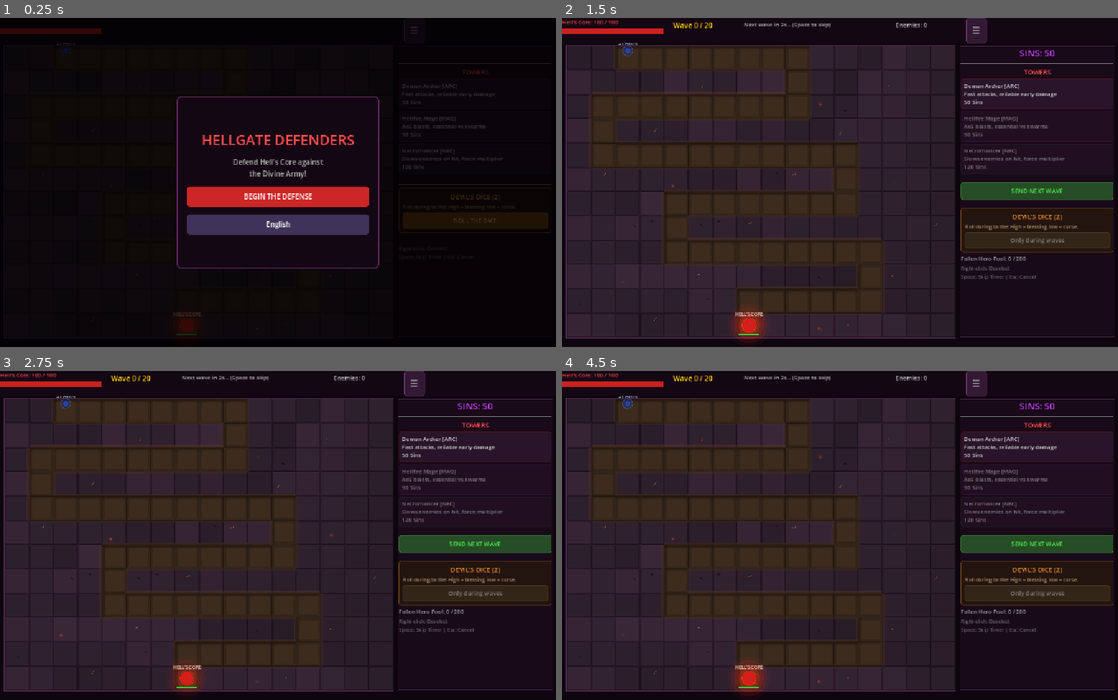
Above: before the commit, frames 1-4 (two rows, left to right).
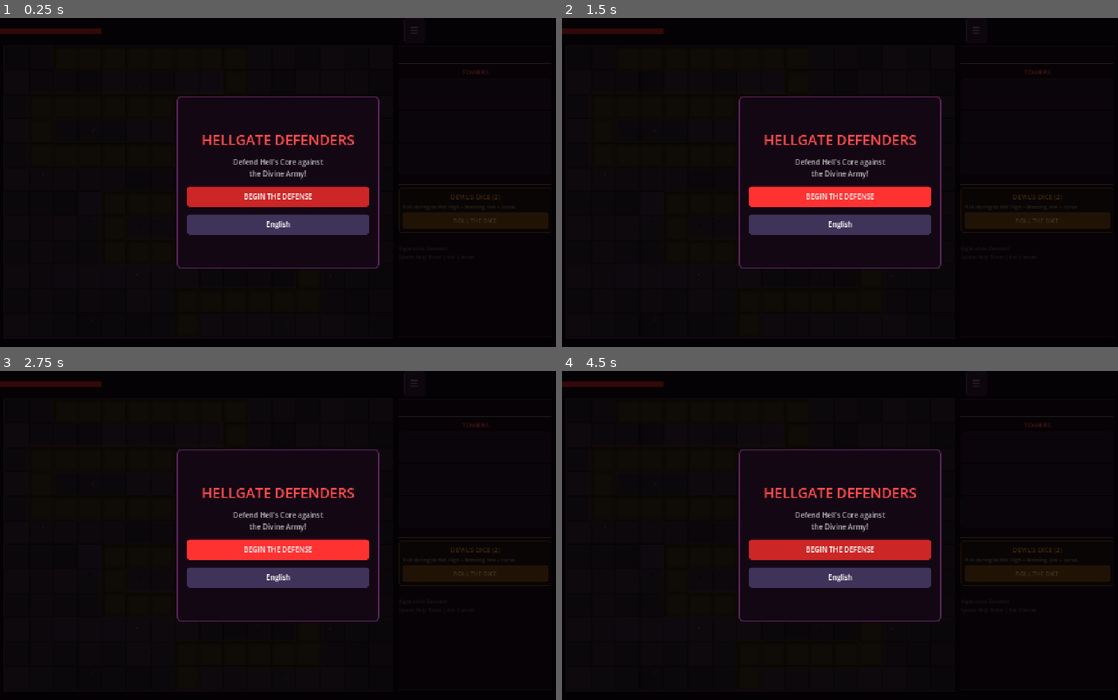
Above: after the commit, the same moments.

Repository: jiajie96/demongate
Game: Godot game, scene res://scenes/main.tscn
The game is run twice, just before and just after one commit, with the same random seed, the same clock (stepped at 60 frames per second) and the same inputs.
Inputs (mouse positions are in pixels of both pictures, inside the frame that each line leads up to):
- Up to frame 1 (0.25 s): no input
- Up to frame 2 (1.5 s): click "ROLL THE DICE" at 0.5 s; click "BEGIN THE DEFENSE" at 1.25 s
- Up to frame 3 (2.75 s): click (278, 548) at 2 s, where only the run after the commit has a clickable "BEGIN THE DEFENSE"
- Up to frame 4 (4.5 s): click (1040, 545) at 2.75 s, where only the run before the commit has a clickable "SEND NEXT WAVE"; click "☰" at 3.5 s; click (840, 532) at 4.25 s, where only the run before the commit has a clickable "Restart"

The runs differ from the first frame. In frame 1, 0.4% of the frame differs, in the area x 10-91%, y 7-97%; in frame 2, 67%, in the area x 0-100%, y 0-99%; in frame 3, 67%; in frame 4, 66%.
Error after the commit: Parse Error: Identifier "triple_speed_timer" not declared in the current scope. (res://scripts/autoload/game_manager.gd:103)

Commit message:
Rework dice system: safe early game, soft negatives later
- Waves 1-4: all dice outcomes are positive (no punishment while learning)
- Waves 5+: negatives are soft (slow towers, brief disable, tax sins)
  instead of devastating (destroy towers, betray)
- New outcomes: aoe_15, speed_boost, bonus_sins, slow_towers, disable_3s, tax_sins
- Lower starting sins to 50 for tighter early economy
- Move notifications to top of screen for better visibility

Diff:
--- a/scripts/autoload/game_config.gd
+++ b/scripts/autoload/game_config.gd
@@ -155,6 +155,22 @@
 # ═══════════════════════════════════════════════════════
 # GAMBLING DATA
 # ═══════════════════════════════════════════════════════
+# Early game (waves 1-4): all outcomes are positive
+var DICE_OUTCOMES_EARLY := {
+	12: {"name": "HELLFIRE APOCALYPSE", "positive": true, "effect": "kill_all", "desc": "All enemies instantly destroyed!"},
+	11: {"name": "Demonic Surge", "positive": true, "effect": "triple_speed", "desc": "All towers 3x attack speed for 20s!"},
+	10: {"name": "Demonic Surge", "positive": true, "effect": "triple_speed", "desc": "All towers 3x attack speed for 20s!"},
+	9: {"name": "Hellstorm", "positive": true, "effect": "aoe_30", "desc": "30% damage to all enemies!"},
+	8: {"name": "Hellstorm", "positive": true, "effect": "aoe_30", "desc": "30% damage to all enemies!"},
+	7: {"name": "Hellstorm", "positive": true, "effect": "aoe_30", "desc": "30% damage to all enemies!"},
+	6: {"name": "Quick Hands", "positive": true, "effect": "speed_boost", "desc": "All towers +50% attack speed for 10s!"},
+	5: {"name": "Quick Hands", "positive": true, "effect": "speed_boost", "desc": "All towers +50% attack speed for 10s!"},
+	4: {"name": "Small Spark", "positive": true, "effect": "aoe_15", "desc": "15% damage to all enemies!"},
+	3: {"name": "Small Spark", "positive": true, "effect": "aoe_15", "desc": "15% damage to all enemies!"},
+	2: {"name": "Minor Blessing", "positive": true, "effect": "bonus_sins", "desc": "Gained 30 bonus Sins!"},
+}
+
+# Late game (waves 5+): negatives appear but are soft
 var DICE_OUTCOMES := {
 	12: {"name": "HELLFIRE APOCALYPSE", "positive": true, "effect": "kill_all", "desc": "All enemies instantly destroyed!"},
 	11: {"name": "Demonic Surge", "positive": true, "effect": "triple_speed", "desc": "All towers 3x attack speed for 20s!"},
@@ -162,12 +178,19 @@
 	9: {"name": "Hellstorm", "positive": true, "effect": "aoe_30", "desc": "30% damage to all enemies!"},
 	8: {"name": "Hellstorm", "positive": true, "effect": "aoe_30", "desc": "30% damage to all enemies!"},
 	7: {"name": "Hellstorm", "positive": true, "effect": "aoe_30", "desc": "30% damage to all enemies!"},
-	6: {"name": "Backfire", "positive": false, "effect": "disable_8s", "desc": "All towers disabled for 8 seconds!"},
-	5: {"name": "Backfire", "positive": false, "effect": "disable_8s", "desc": "All towers disabled for 8 seconds!"},
-	4: {"name": "Earthquake", "positive": false, "effect": "destroy_2", "desc": "2 random towers destroyed!"},
-	3: {"name": "Earthquake", "positive": false, "effect": "destroy_2", "desc": "2 random towers destroyed!"},
-	2: {"name": "DEVIL'S BETRAYAL", "positive": false, "effect": "betray", "desc": "Core -25 HP, best tower destroyed!"},
-}
+	6: {"name": "Slow Curse", "positive": false, "effect": "slow_towers", "desc": "All towers -30% speed for 10s"},
+	5: {"name": "Slow Curse", "positive": false, "effect": "slow_towers", "desc": "All towers -30% speed for 10s"},
+	4: {"name": "Tremor", "positive": false, "effect": "disable_3s", "desc": "All towers disabled for 3 seconds"},
+	3: {"name": "Tremor", "positive": false, "effect": "disable_3s", "desc": "All towers disabled for 3 seconds"},
+	2: {"name": "Devil's Tax", "positive": false, "effect": "tax_sins", "desc": "Lost 15% of current Sins"},
+}
+
+const DICE_NEGATIVE_WAVE := 5  # negatives start at this wave
+
+func get_dice_outcome(total: int, current_wave: int) -> Dictionary:
+	if current_wave < DICE_NEGATIVE_WAVE:
+		return DICE_OUTCOMES_EARLY[total]
+	return DICE_OUTCOMES[total]
 
 var PACT_POOL := [
 	{"name": "Blood Rage", "benefit": "All towers 2x damage for 3 waves", "cost_desc": "Core loses 20 HP", "b_effect": "double_dmg_3", "c_effect": "core_-20"},
--- a/scripts/autoload/game_manager.gd
+++ b/scripts/autoload/game_manager.gd
@@ -55,7 +55,8 @@
 var occupied_tiles: Dictionary = {}
 var notifications: Array = []
 var game_time: float = 0.0
-var triple_speed_timer: float = 0.0
+var speed_buff_timer: float = 0.0
+var speed_buff_factor: float = 1.0  # what was multiplied, divide to undo
 
 var _next_id: int = 0
 
@@ -567,7 +568,7 @@
 	var d1: int = randi() % 6 + 1
 	var d2: int = randi() % 6 + 1
 	var total: int = d1 + d2
-	var outcome: Dictionary = Config.DICE_OUTCOMES[total]
+	var outcome: Dictionary = Config.get_dice_outcome(total, wave)
 
 	show_dice_result = true
 	dice_result = {"d1": d1, "d2": d2, "total": total, "outcome": outcome}
@@ -600,37 +601,32 @@
 						stats["enemies_killed"] += 1
 						earn_from_kill(e["type"], true)
 			add_effect("screen_flash", 0, 0, 0, Color(1.0, 0.4, 0.0))
-		"disable_8s":
+		"aoe_15":
+			for e in enemies:
+				if e["alive"]:
+					var dmg: float = e["max_hp"] * 0.15
+					e["hp"] -= dmg
+					e["flash_timer"] = 0.15
+					if e["hp"] <= 0:
+						e["alive"] = false
+						stats["enemies_killed"] += 1
+						earn_from_kill(e["type"], true)
+			add_effect("screen_flash", 0, 0, 0, Color(1.0, 0.6, 0.2))
+		"speed_boost":
+			perm_speed_buff *= 1.5
+			triple_speed_timer = 10.0
+		"bonus_sins":
+			earn(30)
+		"slow_towers":
+			perm_speed_buff *= 0.7
+			triple_speed_timer = 10.0
+		"disable_3s":
 			for t in towers:
 				t["is_disabled"] = true
-				t["disable_timer"] = 8.0
-		"destroy_2":
-			var shuffled := towers.duplicate()
-			shuffled.shuffle()
-			var count := mini(2, shuffled.size())
-			for j in range(count):
-				var t: Dictionary = shuffled[j]
-				occupied_tiles.erase(str(t["col"]) + "," + str(t["row"]))
-				for k in range(towers.size() - 1, -1, -1):
-					if towers[k]["id"] == t["id"]:
-						towers.remove_at(k)
-						break
-				add_effect("death", t["x"], t["y"], 15.0, t["color"])
-		"betray":
-			core_hp = maxf(0, core_hp - 25)
-			if core_hp <= 0:
-				phase = "gameover"
-			if towers.size() > 0:
-				var best: Dictionary = towers[0]
-				for t in towers:
-					if t["level"] > best["level"]:
-						best = t
-				occupied_tiles.erase(str(best["col"]) + "," + str(best["row"]))
-				for k in range(towers.size() - 1, -1, -1):
-					if towers[k]["id"] == best["id"]:
-						towers.remove_at(k)
-						break
-				add_effect("death", best["x"], best["y"], 15.0, best["color"])
+				t["disable_timer"] = 3.0
+		"tax_sins":
+			var lost: int = roundi(sins * 0.15)
+			sins -= lost
 
 	return dice_result
 
--- a/scripts/game_world.gd
+++ b/scripts/game_world.gd
@@ -62,15 +62,15 @@
 			else:
 				_draw_ground_tile(rx, ry, c, r)
 
-	# Spawn marker — portal effect
+	# Spawn marker — portal effect (positioned below top bar)
 	var spawn_cell: Vector2i = Config.MAP_PATH[0]
 	var sx: float = spawn_cell.x * T + T / 2.0
 	var sy: float = spawn_cell.y * T + T / 2.0
 	var sp_pulse: float = 0.5 + 0.5 * sin(GM.game_time * 2.5)
-	draw_circle(Vector2(sx, sy - T * 0.3), 8, Color(0.1, 0.2, 0.6, 0.3 + sp_pulse * 0.2))
-	draw_circle(Vector2(sx, sy - T * 0.3), 5, Config.COLOR_SPAWN)
-	draw_arc(Vector2(sx, sy - T * 0.3), 10, 0, TAU, 16, Color(0.3, 0.5, 1.0, 0.3 + sp_pulse * 0.15), 1.5)
-	draw_string(font, Vector2(sx - 20, sy - T * 0.55), Locale.t("SPAWN"), HORIZONTAL_ALIGNMENT_CENTER, 40, 10, Color(0.7, 0.8, 1.0))
+	draw_circle(Vector2(sx, sy), 8, Color(0.1, 0.2, 0.6, 0.3 + sp_pulse * 0.2))
+	draw_circle(Vector2(sx, sy), 5, Config.COLOR_SPAWN)
+	draw_arc(Vector2(sx, sy), 10, 0, TAU, 16, Color(0.3, 0.5, 1.0, 0.3 + sp_pulse * 0.15), 1.5)
+	draw_string(font, Vector2(sx - 24, sy + T * 0.7), Locale.t("SPAWN"), HORIZONTAL_ALIGNMENT_CENTER, 48, 10, Color(0.7, 0.8, 1.0))
 
 	# Core marker
 	var core_cell: Vector2i = Config.MAP_PATH[Config.MAP_PATH.size() - 1]
@@ -377,19 +377,19 @@
 # ═══════════════════════════════════════════════════════
 func _draw_notifications() -> void:
 	var W: float = Config.GAME_WIDTH
-	var H: float = Config.GAME_HEIGHT
 	for i in range(GM.notifications.size()):
 		var n: Dictionary = GM.notifications[i]
 		var alpha: float = clampf(n["timer"], 0.0, 1.0)
-		var ny: float = H - 20 - i * 20
+		# Draw at top of game area, below the 50px top bar, stacking downward
+		var ny: float = 65 + i * 20
 
 		# Shadow
 		var shadow_col := Color(0, 0, 0, alpha)
-		draw_string(font, Vector2(W / 2.0 - 150 + 1, ny + 1), n["text"], HORIZONTAL_ALIGNMENT_CENTER, 300, 13, shadow_col)
+		draw_string(font, Vector2(W / 2.0 - 200 + 1, ny + 1), n["text"], HORIZONTAL_ALIGNMENT_CENTER, 400, 13, shadow_col)
 		# Text
 		var text_col: Color = n["color"]
 		text_col.a = alpha
-		draw_string(font, Vector2(W / 2.0 - 150, ny), n["text"], HORIZONTAL_ALIGNMENT_CENTER, 300, 13, text_col)
+		draw_string(font, Vector2(W / 2.0 - 200, ny), n["text"], HORIZONTAL_ALIGNMENT_CENTER, 400, 13, text_col)
 
 # ═══════════════════════════════════════════════════════
 # DICE RESULT OVERLAY
